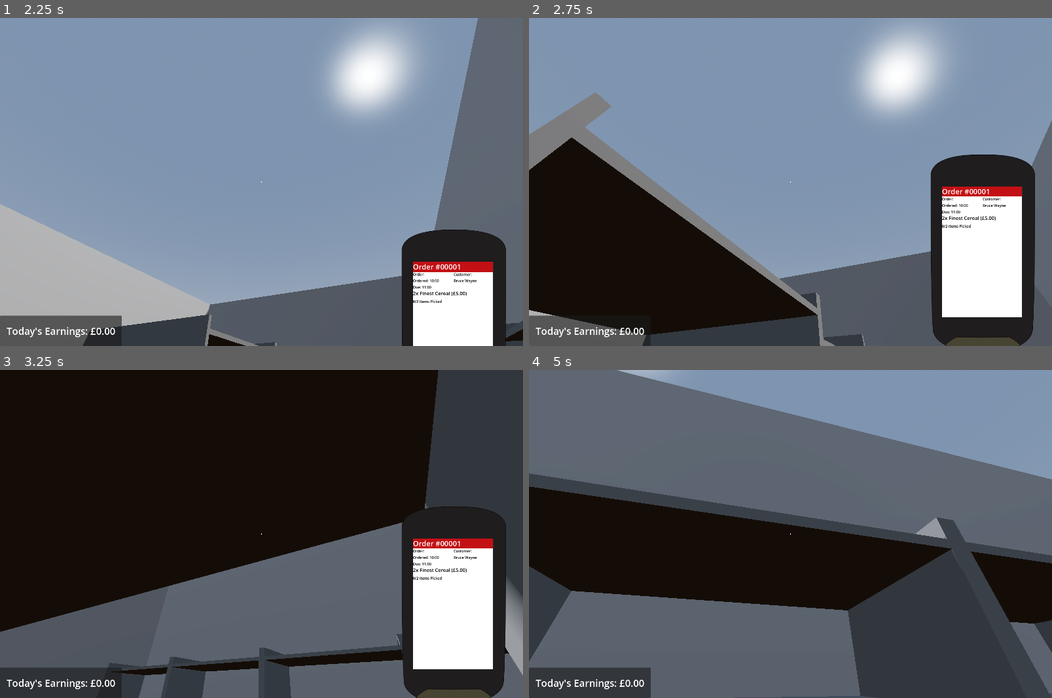
Above: before the commit, frames 1-4 (two rows, left to right).
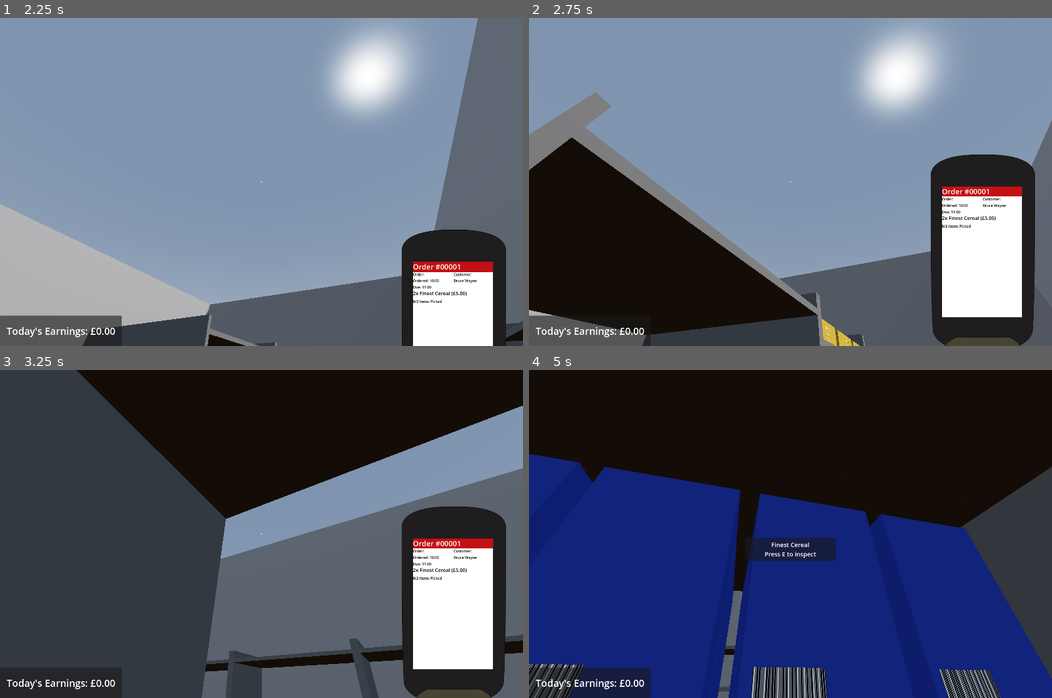
Above: after the commit, the same moments.

Repository: Allus-Interactive/speedy-shopper
Game: Godot game, scene res://game/world/shop/shop.tscn
The game is run twice, just before and just after one commit, with the same random seed, the same clock (stepped at 60 frames per second) and the same inputs.
Inputs (mouse positions are in pixels of both pictures, inside the frame that each line leads up to):
- Up to frame 1 (2.25 s): tap Enter at 0.5 s; move the mouse to (235, 247) at 0.52 s; hold W (forwards) from 0.53 s (still down); tap E (interact) at 0.6 s; click (235, 247) at 0.67 s; move the mouse to (298, 185) at 1.27 s; tap R (replace) at 1.35 s; move the mouse to (219, 178) at 2.02 s; tap T (toggle_scanner) at 2.1 s
- Up to frame 2 (2.75 s): keep holding W (forwards)
- Up to frame 3 (3.25 s): move the mouse to (266, 534) at 2.77 s; release W (forwards) at 2.78 s; hold A (left) from 2.78 s (still down); tap E (interact) at 2.85 s; click (266, 534) at 2.92 s
- Up to frame 4 (5 s): move the mouse to (769, 527) at 3.52 s; release A (left) at 3.53 s; hold R (replace) 3.53-4.28 s; hold W (forwards) from 3.53 s (still down); move the mouse to (816, 534) at 4.27 s; tap T (toggle_scanner) at 4.35 s

Frame 1 is identical in both runs. In frame 2, 0.3% of the frame differs, in the area x 55-64%, y 91-100%; in frame 3, 50%; in frame 4, 98%, in the area x 0-100%, y 0-100%.

Commit message:
added bread resources

Diff:
--- a/godot-project/game/player/player.tscn
+++ b/godot-project/game/player/player.tscn
@@ -117,6 +117,3 @@
 [node name="ScannerUI" parent="." unique_id=267252903 instance=ExtResource("2_b2mth")]
 offset = Vector2(1320, 0)
 transform = Transform2D(1, 0, 0, 1, 1320, 0)
-closed_y = null
-open_y = null
-slide_duration = null
--- /dev/null
+++ b/godot-project/game/resources/item/resources/bread/farrmhouse_bread.tres
@@ -0,0 +1,9 @@
+[gd_resource type="Resource" script_class="Item" format=3 uid="uid://bkhy43e2e5ulu"]
+
+[ext_resource type="Script" uid="uid://siedaem41o6s" path="res://game/resources/item/item.gd" id="1_0dufv"]
+
+[resource]
+script = ExtResource("1_0dufv")
+product_name = "Farmhouse Bread 800g"
+barcode_value = 8464
+metadata/_custom_type_script = "uid://siedaem41o6s"
--- /dev/null
+++ b/godot-project/game/resources/item/resources/bread/tiger_bread.tres
@@ -0,0 +1,9 @@
+[gd_resource type="Resource" script_class="Item" format=3 uid="uid://bfdwkm5r30xvu"]
+
+[ext_resource type="Script" uid="uid://siedaem41o6s" path="res://game/resources/item/item.gd" id="1_oo2jf"]
+
+[resource]
+script = ExtResource("1_oo2jf")
+product_name = "Tiger Bread 800g"
+barcode_value = 8746
+metadata/_custom_type_script = "uid://siedaem41o6s"
--- /dev/null
+++ b/godot-project/game/resources/item/resources/bread/white_bread.tres
@@ -0,0 +1,9 @@
+[gd_resource type="Resource" script_class="Item" format=3 uid="uid://bv820aksbgm3d"]
+
+[ext_resource type="Script" uid="uid://siedaem41o6s" path="res://game/resources/item/item.gd" id="1_wmlik"]
+
+[resource]
+script = ExtResource("1_wmlik")
+product_name = "White Bread 800g"
+barcode_value = 8553
+metadata/_custom_type_script = "uid://siedaem41o6s"
--- /dev/null
+++ b/godot-project/game/resources/item/resources/bread/wholemeal_bread.tres
@@ -0,0 +1,9 @@
+[gd_resource type="Resource" script_class="Item" format=3 uid="uid://bkn3p35o742pk"]
+
+[ext_resource type="Script" uid="uid://siedaem41o6s" path="res://game/resources/item/item.gd" id="1_ectnb"]
+
+[resource]
+script = ExtResource("1_ectnb")
+product_name = "Wholemeal Bread 800g"
+barcode_value = 8552
+metadata/_custom_type_script = "uid://siedaem41o6s"
--- /dev/null
+++ b/godot-project/game/resources/products/placeholder/resources/bread/farmhouse_bread.tres
@@ -0,0 +1,13 @@
+[gd_resource type="Resource" script_class="Product" format=3 uid="uid://cediseir745lx"]
+
+[ext_resource type="Texture2D" uid="uid://n5rta5y5njne" path="res://assets/barcodes/barcode.png" id="1_ra4rl"]
+[ext_resource type="Resource" uid="uid://bkhy43e2e5ulu" path="res://game/resources/item/resources/bread/farrmhouse_bread.tres" id="2_ra4rl"]
+[ext_resource type="Script" uid="uid://c485xiqer6nrc" path="res://game/resources/products/product.gd" id="3_lgfbh"]
+
+[resource]
+script = ExtResource("3_lgfbh")
+product_info = ExtResource("2_ra4rl")
+placeholder_size = Vector3(0.6, 0.2, 0.2)
+shelf_offset = Vector3(0, 0.1, 0)
+product_colour = Color(0.73672163, 0.5976088, 0.1390146, 1)
+metadata/_custom_type_script = "uid://c485xiqer6nrc"
--- /dev/null
+++ b/godot-project/game/resources/products/placeholder/resources/bread/tiger_bread.tres
@@ -0,0 +1,13 @@
+[gd_resource type="Resource" script_class="Product" format=3 uid="uid://cvev8epa1k5fj"]
+
+[ext_resource type="Texture2D" uid="uid://n5rta5y5njne" path="res://assets/barcodes/barcode.png" id="1_dqfcx"]
+[ext_resource type="Resource" uid="uid://bfdwkm5r30xvu" path="res://game/resources/item/resources/bread/tiger_bread.tres" id="2_dqfcx"]
+[ext_resource type="Script" uid="uid://c485xiqer6nrc" path="res://game/resources/products/product.gd" id="3_qktbl"]
+
+[resource]
+script = ExtResource("3_qktbl")
+product_info = ExtResource("2_dqfcx")
+placeholder_size = Vector3(0.6, 0.2, 0.2)
+shelf_offset = Vector3(0, 0.1, 0)
+product_colour = Color(0.95929915, 0.43469888, 0.17426544, 1)
+metadata/_custom_type_script = "uid://c485xiqer6nrc"
--- /dev/null
+++ b/godot-project/game/resources/products/placeholder/resources/bread/white_bread.tres
@@ -0,0 +1,13 @@
+[gd_resource type="Resource" script_class="Product" format=3 uid="uid://dafpim7p4lb2q"]
+
+[ext_resource type="Texture2D" uid="uid://n5rta5y5njne" path="res://assets/barcodes/barcode.png" id="1_k3glk"]
+[ext_resource type="Resource" uid="uid://bv820aksbgm3d" path="res://game/resources/item/resources/bread/white_bread.tres" id="2_k3glk"]
+[ext_resource type="Script" uid="uid://c485xiqer6nrc" path="res://game/resources/products/product.gd" id="3_h22fr"]
+
+[resource]
+script = ExtResource("3_h22fr")
+product_info = ExtResource("2_k3glk")
+placeholder_size = Vector3(0.6, 0.2, 0.2)
+shelf_offset = Vector3(0, 0.1, 0)
+product_colour = Color(0.8137512, 0.5468764, 0.2835241, 1)
+metadata/_custom_type_script = "uid://c485xiqer6nrc"
--- /dev/null
+++ b/godot-project/game/resources/products/placeholder/resources/bread/wholemeal_bread.tres
@@ -0,0 +1,13 @@
+[gd_resource type="Resource" script_class="Product" format=3 uid="uid://b43ka1p2h1jdk"]
+
+[ext_resource type="Texture2D" uid="uid://n5rta5y5njne" path="res://assets/barcodes/barcode.png" id="1_yqlbx"]
+[ext_resource type="Script" uid="uid://c485xiqer6nrc" path="res://game/resources/products/product.gd" id="2_ea1gi"]
+[ext_resource type="Resource" uid="uid://bkn3p35o742pk" path="res://game/resources/item/resources/bread/wholemeal_bread.tres" id="2_eu3to"]
+
+[resource]
+script = ExtResource("2_ea1gi")
+product_info = ExtResource("2_eu3to")
+placeholder_size = Vector3(0.6, 0.2, 0.2)
+shelf_offset = Vector3(0, 0.1, 0)
+product_colour = Color(0.45904475, 0.2892106, 0.118304245, 1)
+metadata/_custom_type_script = "uid://c485xiqer6nrc"
--- a/godot-project/game/world/shop/shop.tscn
+++ b/godot-project/game/world/shop/shop.tscn
@@ -19,6 +19,10 @@
 [ext_resource type="Resource" uid="uid://4m1x6qgglb37" path="res://game/resources/products/placeholder/resources/milk/semi_skimmed_1pt.tres" id="14_k3a1u"]
 [ext_resource type="Resource" uid="uid://dgq11hedfj3ki" path="res://game/resources/products/placeholder/resources/milk/whole_1pt.tres" id="15_iirsv"]
 [ext_resource type="Resource" uid="uid://dmiomgq2gyprh" path="res://game/resources/products/placeholder/resources/milk/skimmed_1pt.tres" id="16_idgyd"]
+[ext_resource type="Resource" uid="uid://cvev8epa1k5fj" path="res://game/resources/products/placeholder/resources/bread/tiger_bread.tres" id="17_8noyx"]
+[ext_resource type="Resource" uid="uid://b43ka1p2h1jdk" path="res://game/resources/products/placeholder/resources/bread/wholemeal_bread.tres" id="17_iirsv"]
+[ext_resource type="Resource" uid="uid://dafpim7p4lb2q" path="res://game/resources/products/placeholder/resources/bread/white_bread.tres" id="19_vh3dg"]
+[ext_resource type="Resource" uid="uid://cediseir745lx" path="res://game/resources/products/placeholder/resources/bread/farmhouse_bread.tres" id="20_njqpr"]
 
 [sub_resource type="ProceduralSkyMaterial" id="ProceduralSkyMaterial_nnsk1"]
 sky_horizon_color = Color(0.662243, 0.671743, 0.686743, 1)
@@ -232,9 +236,10 @@
 [node name="ShelfUnitBread" parent="Aisle2/Left" unique_id=2046506246 instance=ExtResource("2_4o56f")]
 transform = Transform3D(-4.3711385e-08, 0, 0.99999994, 0, 1, 0, -0.99999994, 0, -4.3711385e-08, -5, 0, -6)
 product_placeholder_scene = ExtResource("3_6k1ee")
+stocked_products = Array[ExtResource("4_5qt63")]([ExtResource("17_8noyx"), ExtResource("17_8noyx"), ExtResource("17_8noyx"), ExtResource("17_iirsv"), ExtResource("17_iirsv"), ExtResource("17_iirsv"), ExtResource("19_vh3dg"), ExtResource("19_vh3dg"), ExtResource("19_vh3dg"), ExtResource("19_vh3dg"), ExtResource("19_vh3dg"), ExtResource("19_vh3dg"), ExtResource("20_njqpr"), ExtResource("20_njqpr"), ExtResource("20_njqpr")])
 shelf_count = 5
 shelf_spacing = 0.4
-slots_per_shelf = 5
+slots_per_shelf = 3
 
 [node name="ShelfUnitCereal" parent="Aisle2/Left" unique_id=1122229517 instance=ExtResource("2_4o56f")]
 transform = Transform3D(-4.3711385e-08, 0, 0.99999994, 0, 1, 0, -0.99999994, 0, -4.3711385e-08, -5, 0, -8)
